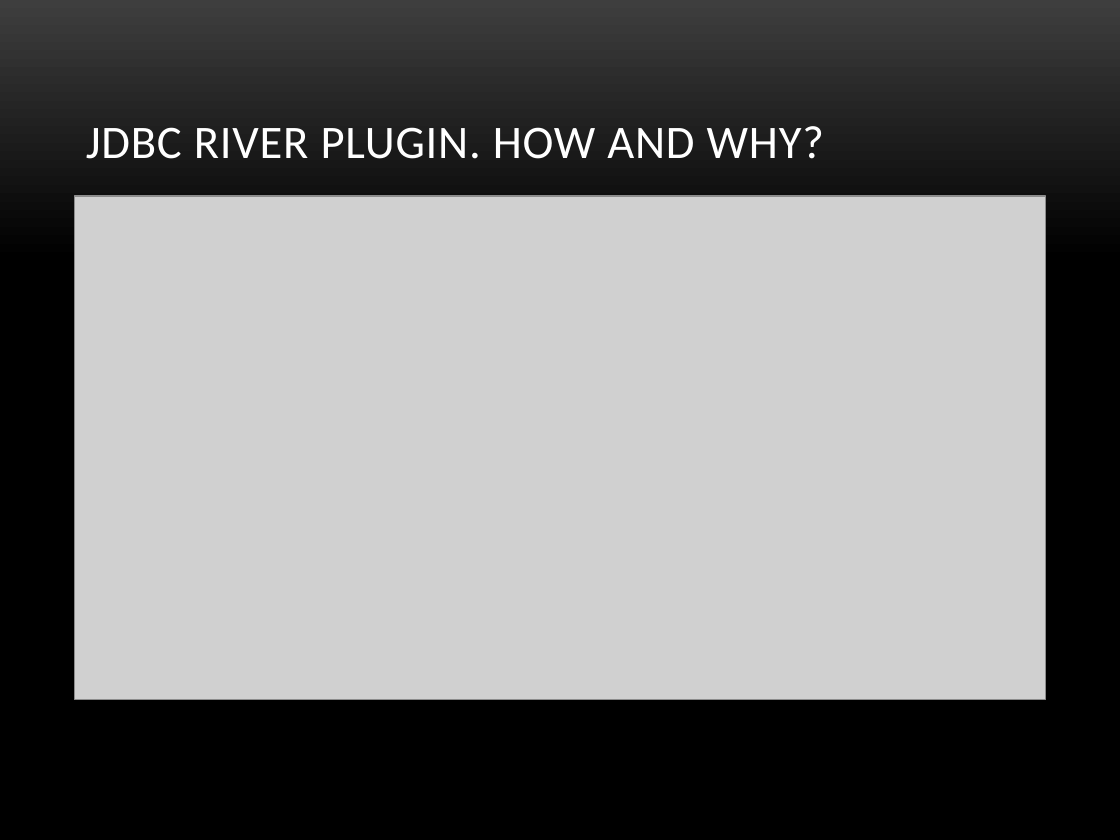
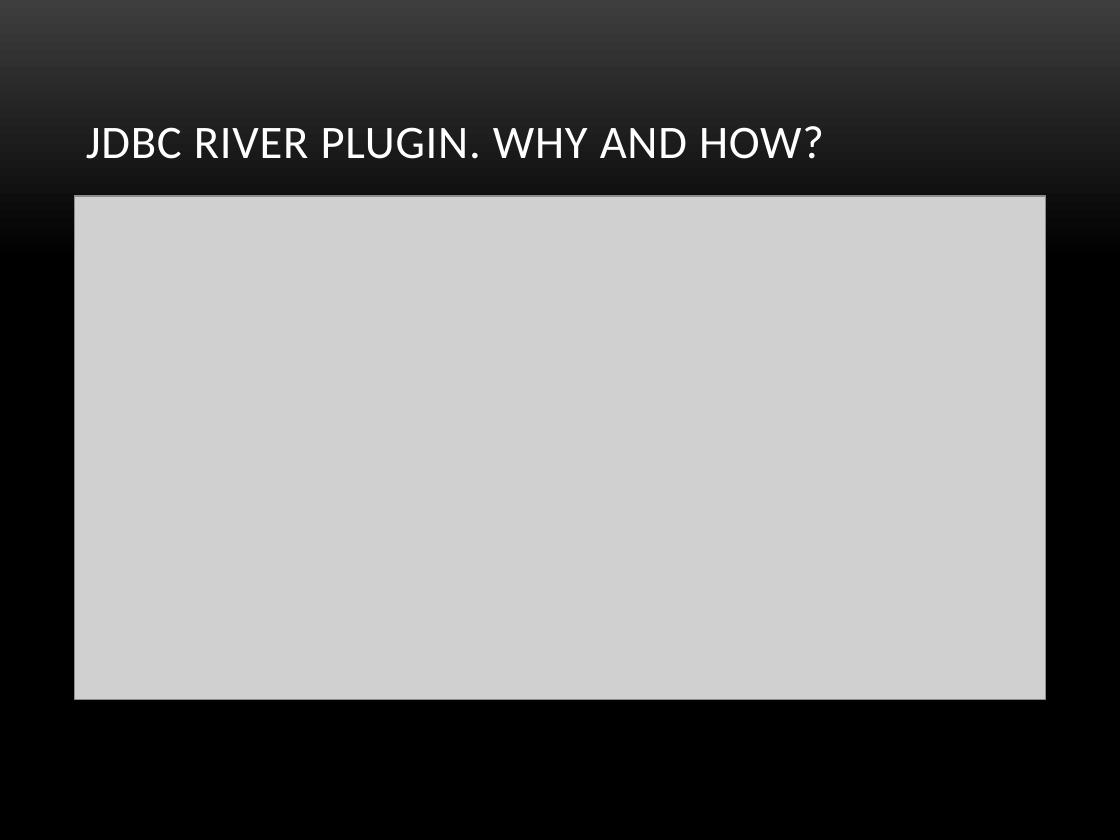
Before and after one commit to veravira/data-logger, a slide deck: slide 20 of es.pptx (slide 17 before the commit). Drawn at 1120x840 pixels with LibreOffice and Linux fonts; fonts in the diff are those of the drawing; grey boxes stand for pictures; background and template pictures are left out. Boxes give left, top, right and bottom in pixels: in the first picture for what was removed or moved away, otherwise in the second. Text is boxed around its words. In the diff, an @@ line names an element or a change of style, - is before the commit and + after.

```diff
--- a/es.pptx
+++ b/es.pptx
@@ title at (86,126,824,159): text changed @@
-JDBC RIVER PLUGIN. HOW AND WHY?
+JDBC RIVER PLUGIN. WHY AND HOW?
```
Also in this commit, not shown: 2 other slides changed, 3 slides added, 1 slide removed.
